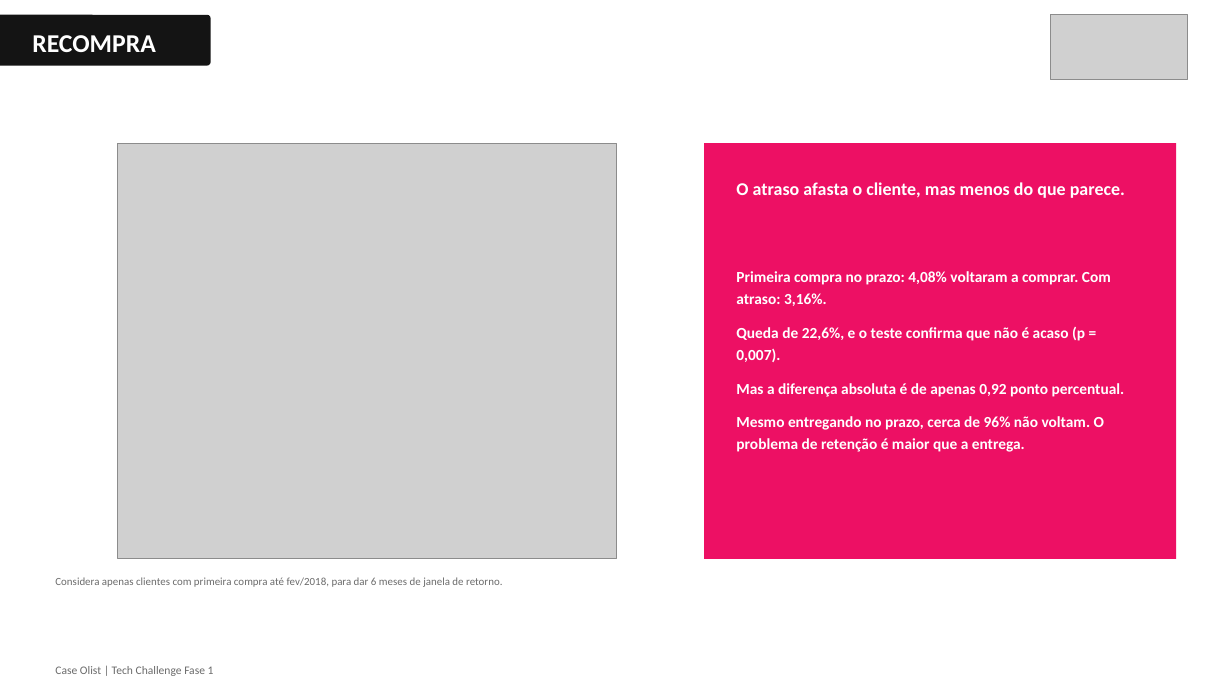
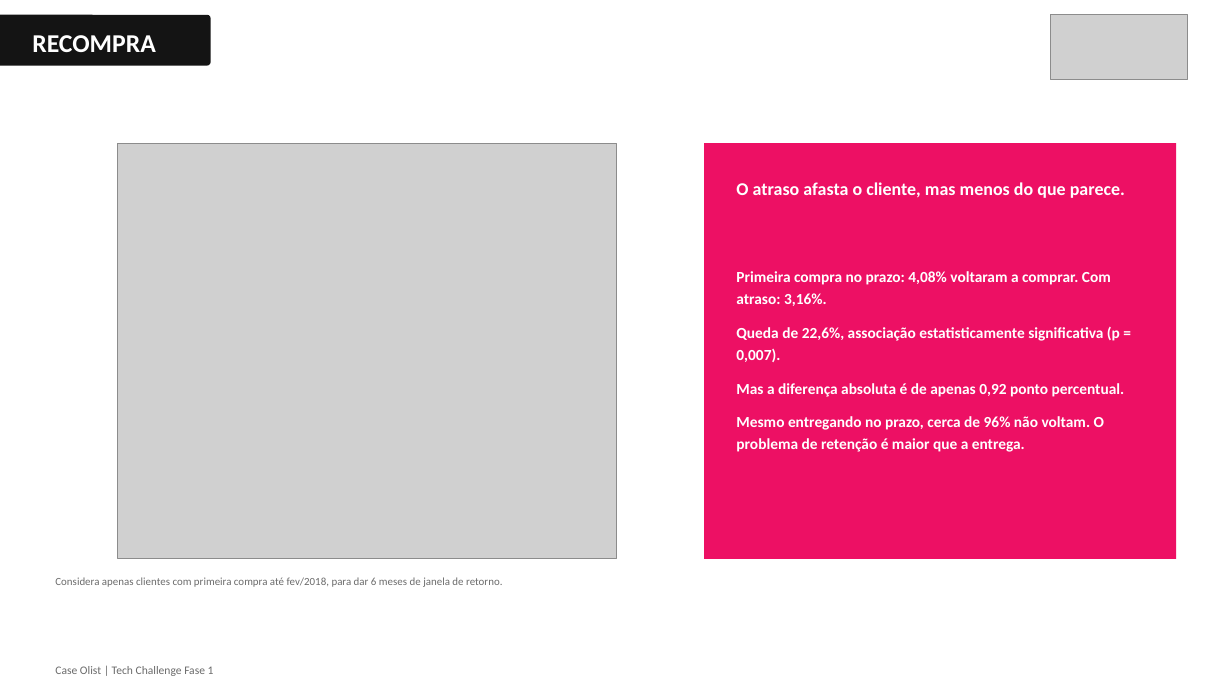
Before and after one commit to evanioac-web/tech-challenge-fase1-olist, a slide deck: slide 15 of reports/apresentacao_crescimento_receita.pptx. Drawn at 1232x693 pixels with LibreOffice and Linux fonts; fonts in the diff are those of the drawing; grey boxes stand for pictures. Boxes give left, top, right and bottom in pixels: in the first picture for what was removed or moved away, otherwise in the second. Text is boxed around its words. In the diff, an @@ line names an element or a change of style, - is before the commit and + after.

Commit message:
Ajusta precisao de linguagem: frete nos demais estados, escopo do crescimento de 628%, e significancia estatistica da recompra

```diff
--- a/reports/apresentacao_crescimento_receita.pptx
+++ b/reports/apresentacao_crescimento_receita.pptx
@@ text at box(736, 327, 1120, 362): text changed @@
-Queda de 22,6%, e o teste confirma que não é acaso (p = 0,007).
+Queda de 22,6%, associação estatisticamente significativa (p = 0,007).
```
Also in this commit, not shown: 1 other slide changed, 8 other files.
